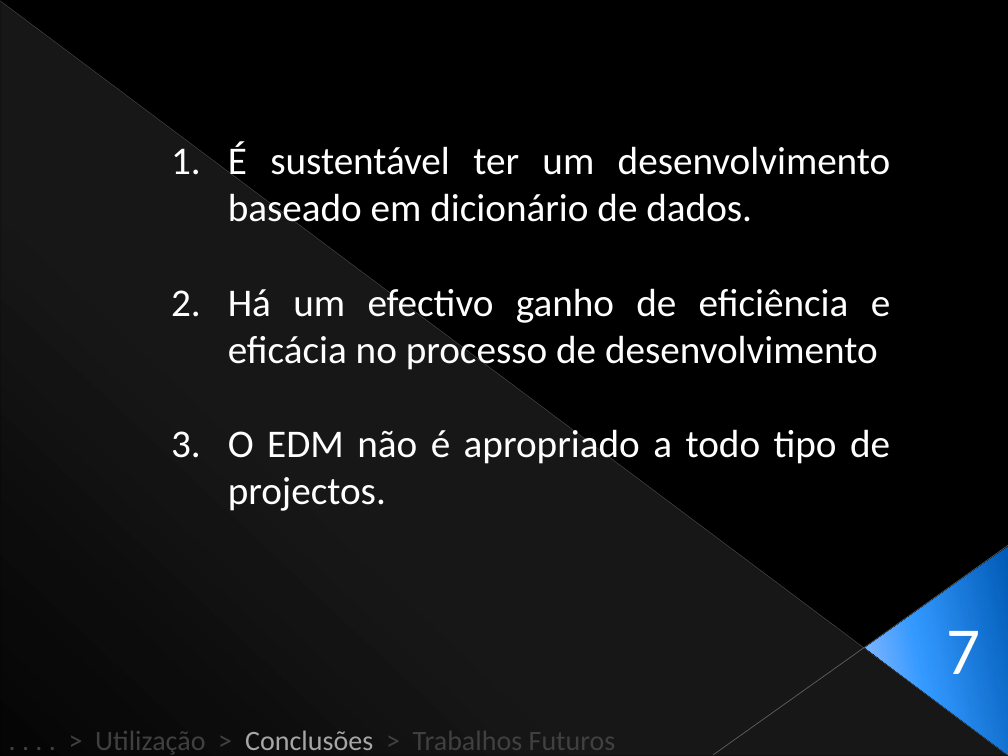
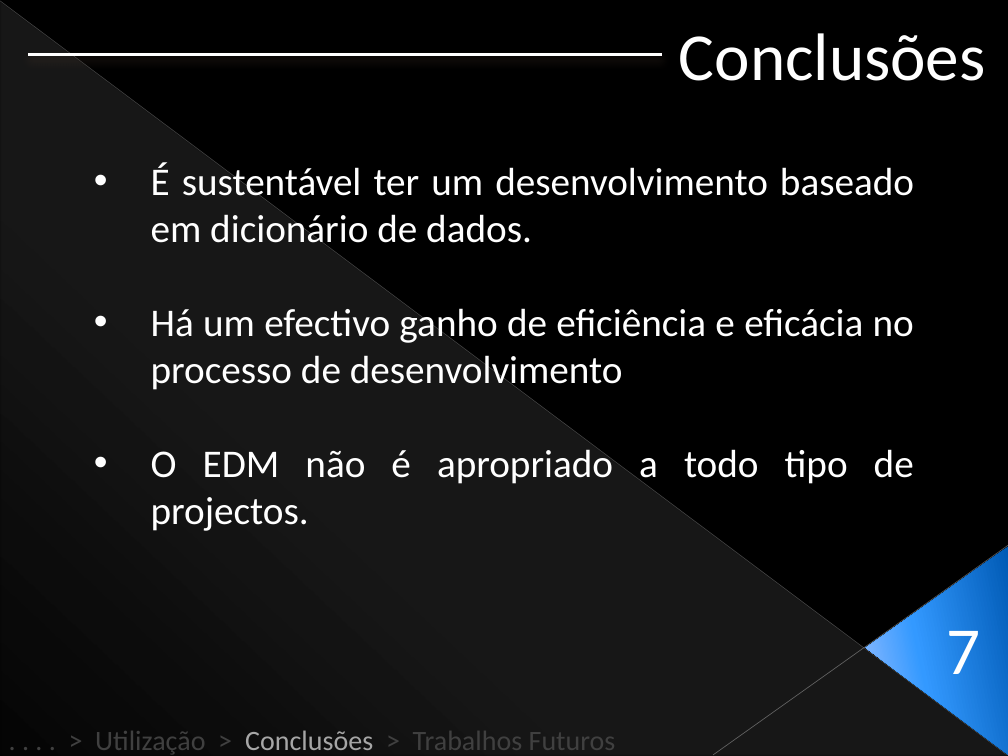
Before and after one commit to Netivski/projectoseminario, a slide deck: slide 34 of Apresentação Final/Presentation Sketch.pptx. Drawn at 1008x756 pixels with LibreOffice and Linux fonts; fonts in the diff are those of the drawing. Boxes give left, top, right and bottom in pixels: in the first picture for what was removed or moved away, otherwise in the second. Text is boxed around its words. In the diff, an @@ line names an element or a change of style, - is before the commit and + after.

```diff
--- a/Apresentação Final/Presentation Sketch.pptx
+++ b/Apresentação Final/Presentation Sketch.pptx
@@ line added from (662, 54) to (27, 54), #FFFFFF 2 pt @@
@@ text added at (679,33,986,81), 48 pt, text #FFFFFF @@
+Conclusões
@@ text "É sustentável ter um desenvolvimento ...": place and size @@
-text "É sustentável ter um desenvolvimento ..." at (228,141,891,511)
+text "É sustentável ter um desenvolvimento ..." at (151,162,914,531)
@@ text "É sustentável ter um desenvolvimento ..." at (151,162,914,531): bullet 1. to • @@
```
Also in this commit, not shown: 5 other slides changed.
